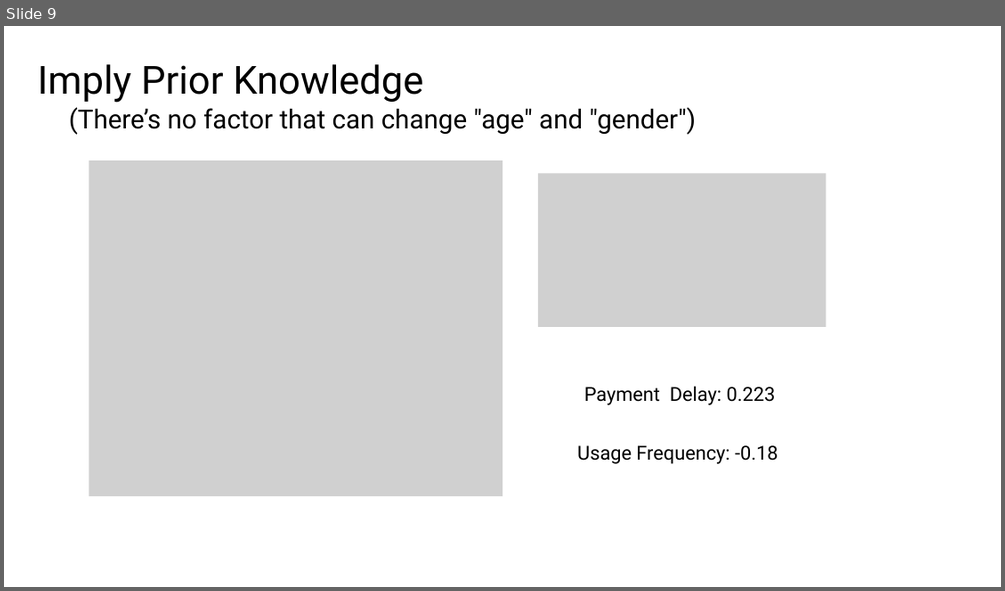
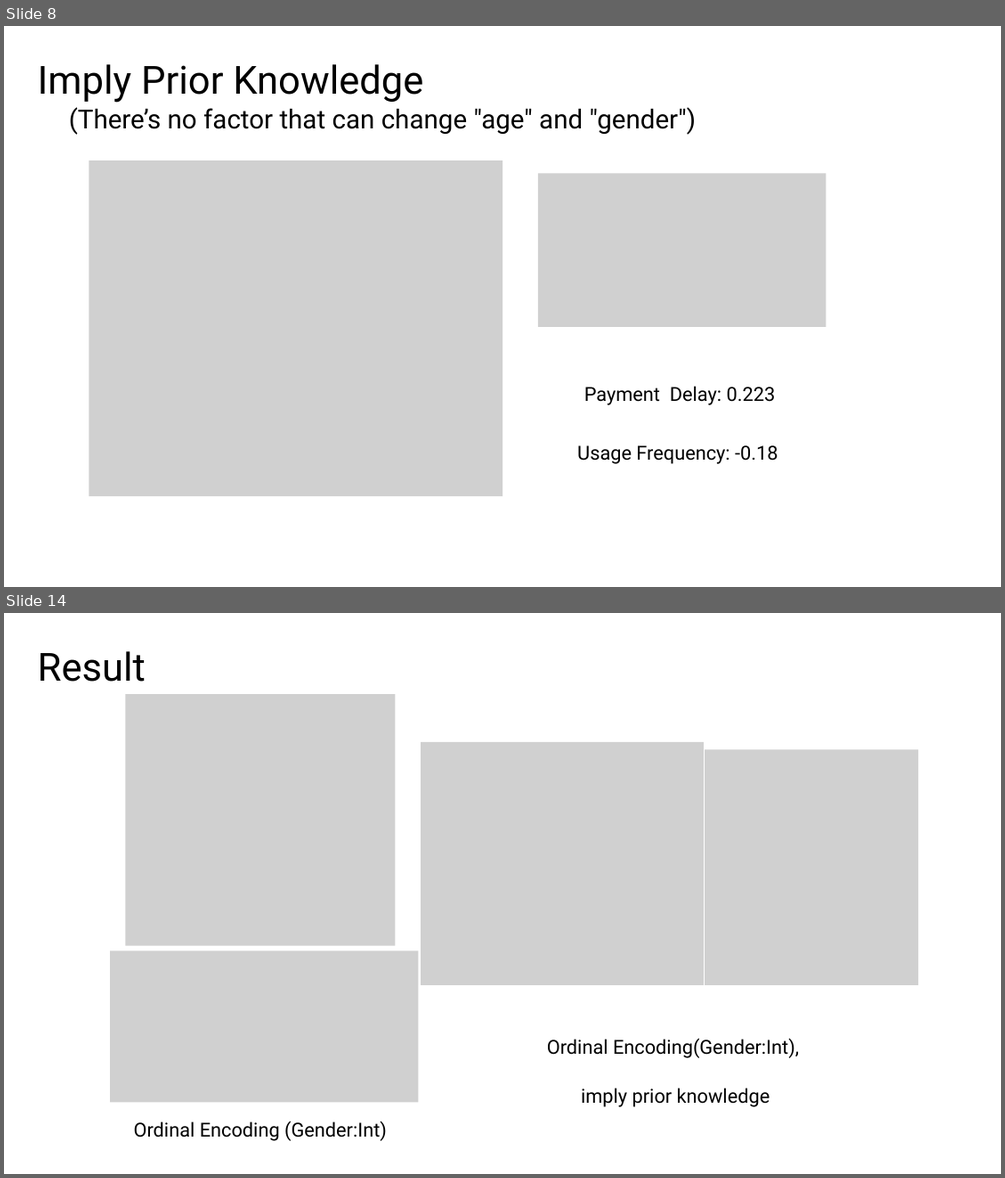
Before and after one commit to LeeMoofon0222/Vizuro_Intern, a slide deck: cc_process/Customer Churn.pptx. Shown one above the other, each under a label of ours: slide 9 before the commit, slides 8 and 14 after it; the slides between them are not shown. The pictures are 1005x591 and 1005x1178 pixels, drawn with LibreOffice and Linux fonts; fonts in the diff are those of the drawing; grey boxes stand for pictures; background and template pictures are left out. Boxes give left, top, right and bottom in pixels: in the first picture for what was removed or moved away, otherwise in the second. Text is boxed around its words. In the diff, an @@ line names an element or a change of style, - is before the commit and + after.

```diff
--- a/cc_process/Customer Churn.pptx
+++ b/cc_process/Customer Churn.pptx
@@ slide 14 added at (4,613,1001,1174), background picture (left out) @@
@@ freeform shape added at (4,613,1001,1174), fill #FFFFFF at 75% opacity @@
@@ text added at (38,651,146,682), 56 pt, text #000000 @@
+Result
@@ picture added at (125,694,395,946) @@
@@ picture added at (421,742,704,985) @@
@@ picture added at (704,749,918,985) @@
@@ picture added at (110,950,418,1102) @@
@@ text added at (547,1038,799,1107), 28 pt, text #000000 @@
+Ordinal Encoding(Gender:Int),
+imply prior knowledge
@@ text added at (134,1120,387,1141), 28 pt, text #000000 @@
+Ordinal Encoding (Gender:Int)
@@ what was slide 9 is now slide 8 @@
```
Also in this commit, not shown: 5 slides changed, 5 other slides added, 1 slide removed, 14 other files.
